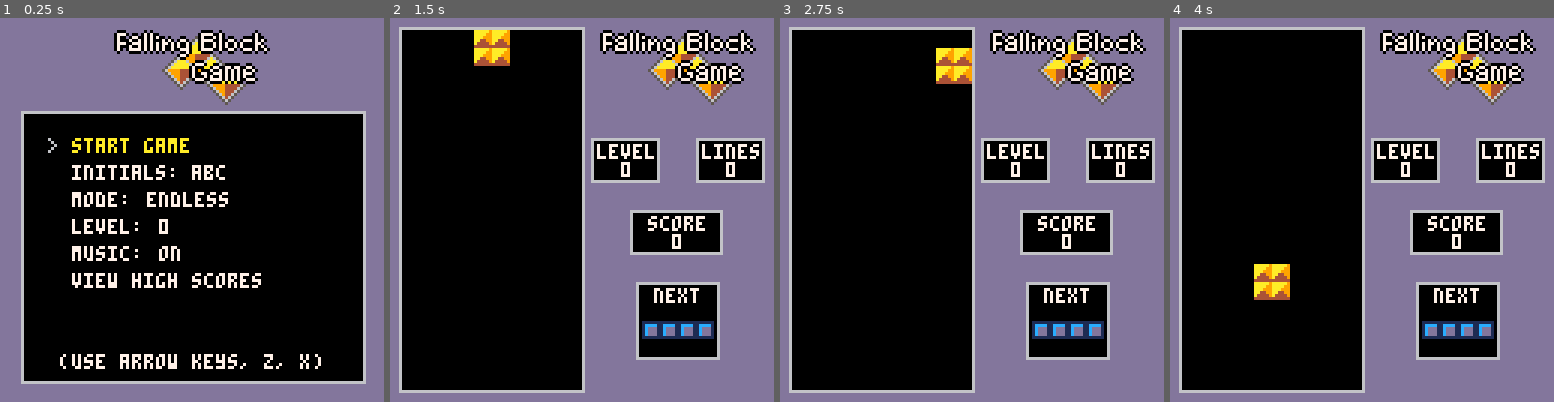
Above: before the commit, frames 1-4 (left to right).
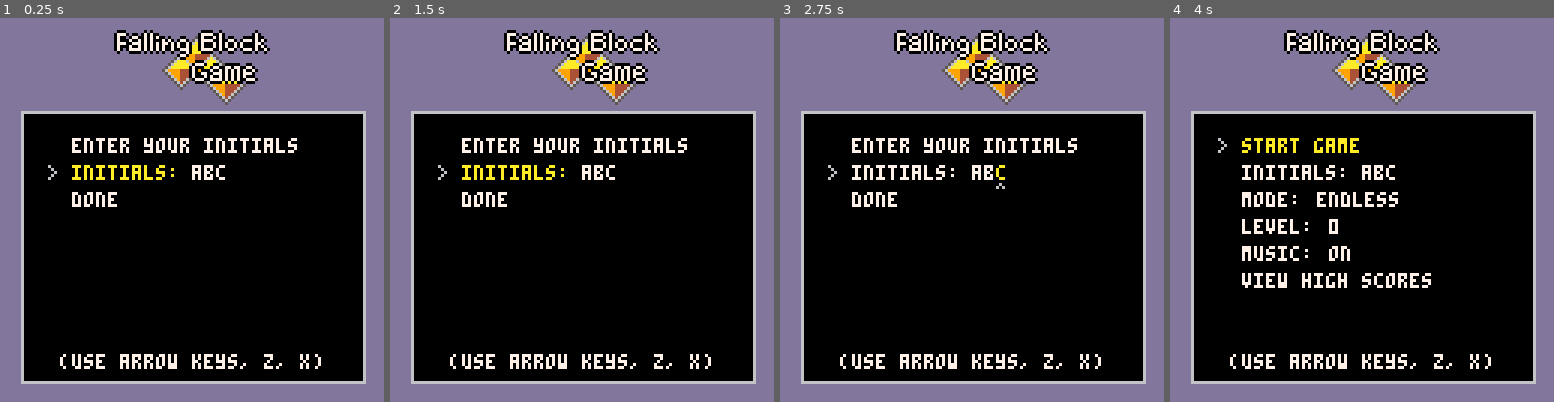
Above: after the commit, the same moments.

Repository: jaredkrinke/pico-8-fbg
Game: PICO-8 cartridge fbg.p8
Same seed, same stepped clock (60 frames per second), same inputs: the game is played once before the commit and once after it.
Inputs:
- Up to frame 1 (0.25 s): no input
- Up to frame 2 (1.5 s): tap X (X key) at 0.33, 1.07 s; tap O (Z key) at 0.7 s
- Up to frame 3 (2.75 s): hold Right 1.6-2.1 s; tap O (Z key) at 1.7, 2.1, 2.5 s; tap X (X key) at 1.85 s; hold Up 2.15-2.42 s; hold Right from 2.47 s (still down)
- Up to frame 4 (4 s): tap O (Z key) at 2.9, 3.3, 3.7 s; tap X (X key) at 2.97 s; release Right at 3.03 s; hold Left 3.08-3.58 s; hold Down 3.63-3.97 s

The runs differ from the first frame. In frame 1, 3.7% of the frame differs, in the area x 12-78%, y 31-71%; in frame 2, 47%; in frame 3, 47%; in frame 4, 49%, in the area x 2-98%, y 2-98%.

Commit message:
Request initials on first run

Diff:
--- a/fbg.p8
+++ b/fbg.p8
@@ -517,9 +517,10 @@
 -- overall state
 local game_states = {
     initializing = 1,
-    menu = 2,
+    main_menu = 2,
     started = 3,
     scores = 4,
+    first_run_menu = 5,
 }
 
 local game_state = game_states.initializing
@@ -912,8 +913,6 @@
 end
 
 -- menu
-local menu_item_index = 1
-
 menu_item = {}
 menu_item_mt = { __index = menu_item }
 
@@ -1011,8 +1010,8 @@
 -- cartdata
 cartdata("jk_fallingblockgame")
 local cartdata_indexes = {
-    initials = 1,
-    settings = 2,
+    initials = 0,
+    settings = 1,
 }
 
 -- player initials
@@ -1034,7 +1033,9 @@
         player_initial_indexes[1] = band(0xff, shl(number, 16))
         player_initial_indexes[2] = band(0xff, shl(number, 8))
         player_initial_indexes[3] = band(0xff, number)
-    end
+        return true
+    end
+    return false
 end
 
 -- mode, level, etc.
@@ -1120,7 +1121,64 @@
     game_type = game_mode_to_type[game_mode]
 end
 
-local menu_items = {
+local choice_initials = menu_item.create({
+    label = "initials:",
+    initials = player_initial_indexes,
+    index = 0,
+    handle_input = function (self)
+        local handled = false
+        local editing = false
+        local done = false
+        if self.index > 0 then editing = true end
+        if btnp(buttons.x) then
+            handled = true
+            done = true
+        elseif btnp(buttons.z) or btnp(buttons.left) or btnp(buttons.right) then
+            handled = true
+            local offset = 1
+            if btnp(buttons.left) then offset = -1 end
+            self.index = (self.index + offset) % (1 + #self.initials)
+            if self.index == 0 then done = true end
+        elseif editing then
+            handled = true
+            if btnp(buttons.up) or btnp(buttons.down) then
+                local offset = -1
+                if btnp(buttons.down) then offset = 1 end
+                local new_letter_index = self.initials[self.index] + offset
+                if new_letter_index >= 1 and new_letter_index <= #letters then
+                    self.initials[self.index] = new_letter_index
+                end
+            end
+        end
+
+        if done then
+            player_initials_save()
+            self.index = 0
+        end
+        return handled
+    end,
+    draw = function (self, x, y, focused)
+        color(colors.white)
+        if focused and self.index <= 0 then color(colors.yellow) end
+        print(self.label, x, y)
+
+        for i = 1, #self.initials, 1 do
+            local x2 = x + 4 * #self.label + 4 * i
+            local letter_index = self.initials[i]
+
+            if self.index == i then
+                print("^", x2, y + 6, colors.light_gray)
+                color(colors.yellow)
+            else
+                color(colors.white)
+            end
+
+            print(sub(letters, letter_index, letter_index), x2, y)
+        end
+    end,
+})
+
+local menu_main = {
     menu_item.create({
         label = "start game",
         activate = function ()
@@ -1130,62 +1188,7 @@
             game_start()
         end,
     }),
-    menu_item.create({
-        label = "initials:",
-        initials = player_initial_indexes,
-        index = 0,
-        handle_input = function (self)
-            local handled = false
-            local editing = false
-            local done = false
-            if self.index > 0 then editing = true end
-            if btnp(buttons.x) then
-                handled = true
-                done = true
-            elseif btnp(buttons.z) or btnp(buttons.left) or btnp(buttons.right) then
-                handled = true
-                local offset = 1
-                if btnp(buttons.left) then offset = -1 end
-                self.index = (self.index + offset) % (1 + #self.initials)
-                if self.index == 0 then done = true end
-            elseif editing then
-                handled = true
-                if btnp(buttons.up) or btnp(buttons.down) then
-                    local offset = -1
-                    if btnp(buttons.down) then offset = 1 end
-                    local new_letter_index = self.initials[self.index] + offset
-                    if new_letter_index >= 1 and new_letter_index <= #letters then
-                        self.initials[self.index] = new_letter_index
-                    end
-                end
-            end
-
-            if done then
-                player_initials_save()
-                self.index = 0
-            end
-            return handled
-        end,
-        draw = function (self, x, y, focused)
-            color(colors.white)
-            if focused and self.index <= 0 then color(colors.yellow) end
-            print(self.label, x, y)
-
-            for i = 1, #self.initials, 1 do
-                local x2 = x + 4 * #self.label + 4 * i
-                local letter_index = self.initials[i]
-
-                if self.index == i then
-                    print("^", x2, y + 6, colors.light_gray)
-                    color(colors.yellow)
-                else
-                    color(colors.white)
-                end
-
-                print(sub(letters, letter_index, letter_index), x2, y)
-            end
-        end,
-    }),
+    choice_initials,
     choice_mode,
     choice_level,
     choice_music,
@@ -1207,22 +1210,43 @@
         end,
     }),
 }
+menu_main.index = 1
+
+menu_first_run = {
+    menu_item.create({
+        label = "enter your initials",
+        activate = function () menu_first_run.index = 2 end,
+    }),
+    choice_initials,
+    menu_item.create({
+        label = "done",
+        activate = function ()
+            game_state = game_states.main_menu
+        end,
+    }),
+}
+menu_first_run.index = 2
 
 function _init()
-    player_initials_load()
+    local initials_set = player_initials_load()
     settings_initialize()
 
     comm_initialize()
-    game_state = game_states.menu
+
+    if initials_set then
+        game_state = game_states.main_menu
+    else
+        game_state = game_states.first_run_menu
+    end
 
     for j=1, board_height do
         board[j] = {}
     end
 end
 
-local update_handlers = {
-    [game_states.menu] = function ()
-        local menu_item = menu_items[menu_item_index]
+local function update_menu(menu_items)
+    return function()
+        local menu_item = menu_items[menu_items.index]
         local handled = menu_item:handle_input()
 
         if not handled and (btnp(buttons.up) or btnp(buttons.down)) then
@@ -1230,12 +1254,12 @@
             if btnp(buttons.down) then offset = 1 end
 
             -- find next menu item
-            local new_menu_item_index = menu_item_index
+            local new_menu_item_index = menu_items.index
             while true do
                 new_menu_item_index = new_menu_item_index + offset
                 if new_menu_item_index >= 1 and new_menu_item_index <= #menu_items then
                     if menu_items[new_menu_item_index]:should_show() then
-                        menu_item_index = new_menu_item_index
+                        menu_items.index = new_menu_item_index
                         break
                     end
                 else
@@ -1243,7 +1267,11 @@
                 end
             end
         end
-    end,
+    end
+end
+
+local update_handlers = {
+    [game_states.main_menu] = update_menu(menu_main),
 
     [game_states.started] = function ()
         -- todo: need a way to advance to scores page
@@ -1269,7 +1297,7 @@
                         if btnp(buttons.z) or btnp(buttons.x) then
                             -- todo: should go to scores page once that exists
                             music(-1)
-                            game_state = game_states.menu
+                            game_state = game_states.main_menu
                         end
                     end
                 else
@@ -1354,9 +1382,11 @@
 
     [game_states.scores] = function ()
         if btnp(buttons.z) or btnp(buttons.x) then
-            game_state = game_states.menu
+            game_state = game_states.main_menu
         end
     end,
+
+    [game_states.first_run_menu] = update_menu(menu_first_run),
 }
 
 function _update60()
@@ -1440,8 +1470,8 @@
     palt()
 end
 
-local draw_handlers = {
-    [game_states.menu] = function ()
+local function draw_menu(menu_items)
+    return function ()
         draw_clear()
         draw_title(32, 0)
 
@@ -1450,7 +1480,7 @@
         for i = 1, #menu_items, 1 do
             local menu_item = menu_items[i]
             if menu_item:should_show() then
-                local focused = i == menu_item_index
+                local focused = i == menu_items.index
                 if focused then
                     print(">", x - 8, y, colors.light_gray)
                     color(colors.white)
@@ -1461,7 +1491,11 @@
         end
 
         print("(use arrow keys, z, x)", 20, 112, colors.white)
-    end,
+    end
+end
+
+local draw_handlers = {
+    [game_states.main_menu] = draw_menu(menu_main),
 
     [game_states.started] = function ()
         draw_clear()
@@ -1537,6 +1571,8 @@
     [game_states.scores] = function ()
         -- todo
     end,
+
+    [game_states.first_run_menu] = draw_menu(menu_first_run),
 }
 
 function _draw()
